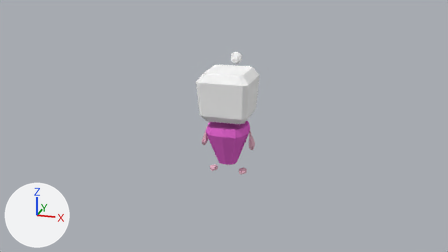
The Blender file public/models/character_base.blend: old version first, new version second.
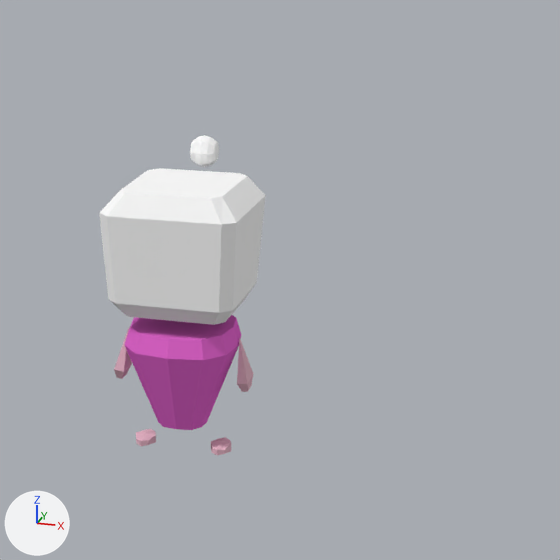
Each version is shown from the file's camera 'Camera', then close up on the part from 35% to 83% of the width and 0% to 85% of the height. The axes (+X, +Y, +Z) are drawn at lower left. The lights are the same throughout.
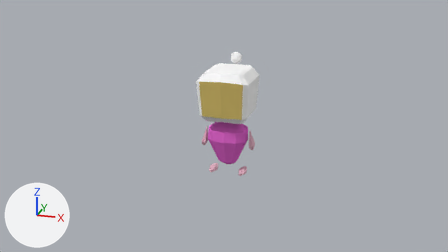
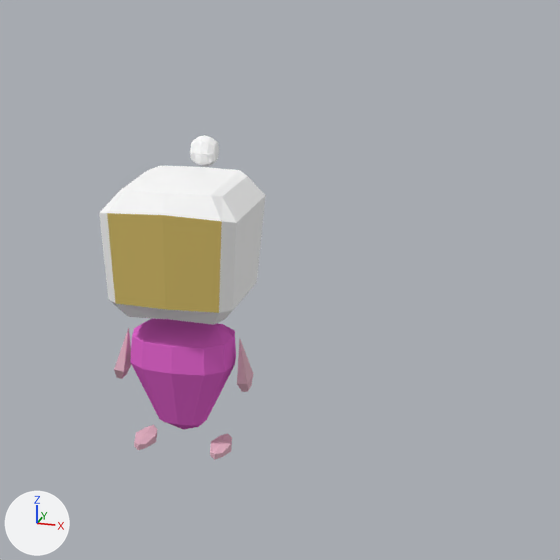
The edits, one by one:
Material 'face' (mat_face) changes colour from white #ffffff to yellow #d8c06e; in linear values from (1.0, 1.0, 1.0) to (0.687, 0.527, 0.156).
me_cube_001 is used by ob_cube; location (0.0, 0.0, 0.0).
me_cube_001 had 178 vertices, 168 faces and spanned x -0.298..0.298, y -0.294..0.4, z -0.005..1.325.
me_cube_001 now has 192 vertices, 182 faces and spans x -0.298..0.298, y -0.313..0.4, z -0.005..1.325.
Part 1, on me_cube_001:
14 faces are deleted.
8 vertices in x -0.228..0.228, y -0.237..0.254, z 0.647..1.184 move by (0.0, 0.0, 0.013).
8 vertices in x -0.2..0.2, y -0.053, z 0.009..0.029 move by (0.0, -0.034, 0.0).
8 vertices in x -0.2..0.2, y 0.053, z 0.009..0.029 move by (0.0, 0.034, 0.0).
4 vertices in x -0.173..0.173, y -0.071, z 0.005..0.032 move by (0.0, -0.044, 0.0).
4 vertices in x -0.173..0.173, y 0.071, z 0.005..0.032 move by (0.0, 0.044, 0.0).
4 vertices in x -0.235..0.235, y -0.294..0.291, z 1.097 move by (0.0, 0.0, 0.012).
48 vertices move from x -0.246..0.246, y -0.294..0.291, z 0.123..1.184 to x -0.229..0.229, y -0.313..0.324, z 0.078..1.197.
14 vertices are added at x -0.289..0.289, y -0.007..0.008, z 0.647..1.21.
28 new faces join them, mat_helmet (white #ffffff).

Location of each change, (x1, y1, x2, y2) in pixels of the close-ups (560 x 560 px):
'Cube', recoloured, reshaped (white to yellow): before (99, 135, 266, 456); after (99, 135, 266, 460)
part 1 of me_cube_001, built on: before (99, 168, 248, 456); after (99, 165, 247, 460)
